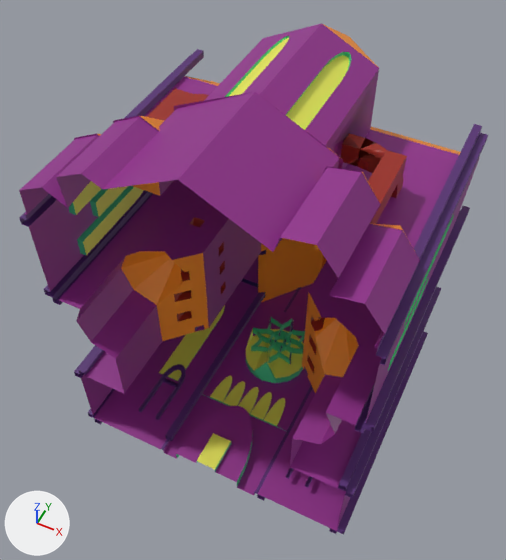
An edit to the FBX model Assets/Models/Buildings/Radom/Kościoły/Katedra/Katedra.fbx, drawn before and after from the same camera.
One viewpoint serves both versions: a 50 mm lens placed at (0.0247, -0.0356, 0.0616), pointed at (-0.0038, 0.0216, -0.0098). The axes (+X, +Y, +Z) are drawn at lower left. The lights are the same throughout. Where no turn or scale is listed for an object, it has been applied to the vertices.

Objects in the first picture: 'RADOM_3D_Katedra'.
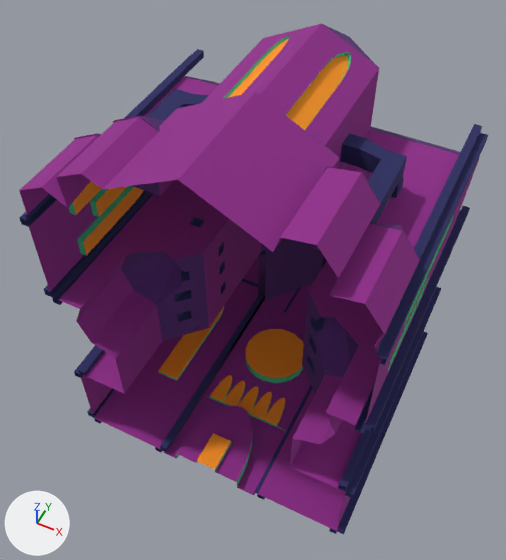
Where the newer file only moved an object's origin or applied its transform, the numbers keep the older frame.

What the commit changed:
me_radom_3d_katedra is used by ob_radom_3d_katedra; location (0.0, 0.0, 0.0).
me_radom_3d_katedra had 2989 vertices, 5384 faces and spanned x -0.0193..0.0198, y 0.0001..0.0718, z -0.0255..0.0255.
me_radom_3d_katedra now has 2536 vertices, 3239 faces and spans x -0.0193..0.0198, y 0.0001..0.0718, z -0.0252..0.0255.
me_radom_3d_katedra part 1: the loose piece of 79 vertices spanning x 0.01..0.0132, y 0.0032..0.0123, z -0.0226..-0.0221 is deleted.
me_radom_3d_katedra part 2: the loose piece of 78 vertices spanning x -0.0123..-0.0091, y 0.0032..0.0124, z -0.023..-0.0226 is deleted.
me_radom_3d_katedra part 3: the loose piece of 42 vertices spanning x 0.0008..0.0033, y 0.0196..0.022, z -0.0228..-0.0219 is deleted.
me_radom_3d_katedra part 4: 36 vertices moved within x -0.018..0.0173, y 0.0001..0.0489, z -0.0249..-0.0139; 993 vertices removed from x -0.0189..0.0185, y 0.0001..0.052, z -0.0255..-0.0139; 824 vertices added at x -0.0189..0.0185, y 0.0001..0.052, z -0.0252..-0.0139.
me_radom_3d_katedra part 5: 4 vertices moved from x -0.0109..0.0027, y 0.0192..0.027, z 0.0158..0.0227 to x -0.0109..0.0027, y 0.0195..0.027, z 0.0158..0.0228; 135 vertices removed from x -0.0184..0.0189, y 0.0102..0.0284, z 0.0014..0.0234; 58 vertices added at x -0.0184..0.0189, y 0.0146..0.0284, z 0.0036..0.0234.
me_radom_3d_katedra part 6: 1 vertex moved from x 0.0013, y 0.0425, z 0.0067 to x 0.0013, y 0.0424, z 0.0067; 65 vertices removed from x -0.0011..0.0014, y 0.0376..0.0464, z 0.006..0.0085; 12 vertices added at x -0.0011..0.0007, y 0.0379..0.0464, z 0.0065..0.0084.
me_radom_3d_katedra part 7: 1106 kept faces spanning x -0.0193..0.0198, y 0.0001..0.0718, z -0.025..0.0255 get new texture (UV) coordinates.

Location of each change, (x1, y1, x2, y2) in pixels of the pictures (506 x 560 px; the box of a moved part takes in the faces that stretch with it):
'RADOM_3D_Katedra', reshaped
    before: (19, 23, 488, 535)
    after: (19, 24, 488, 535)
part 1 of me_radom_3d_katedra, deleted
    before: (286, 467, 313, 488)
part 2 of me_radom_3d_katedra, deleted (purple)
    before: (139, 364, 186, 420)
part 3 of me_radom_3d_katedra, deleted
    before: (277, 347, 293, 364)
part 4 of me_radom_3d_katedra, moved or reshaped
    both: (81, 254, 350, 526)
part 5 of me_radom_3d_katedra, cut back
    before: (133, 24, 456, 346)
    after: (134, 24, 456, 288)
part 6 of me_radom_3d_katedra, cut back (brown)
    before: (266, 127, 435, 278)
part 7 of me_radom_3d_katedra, surface changed
    both: (20, 24, 488, 535)
